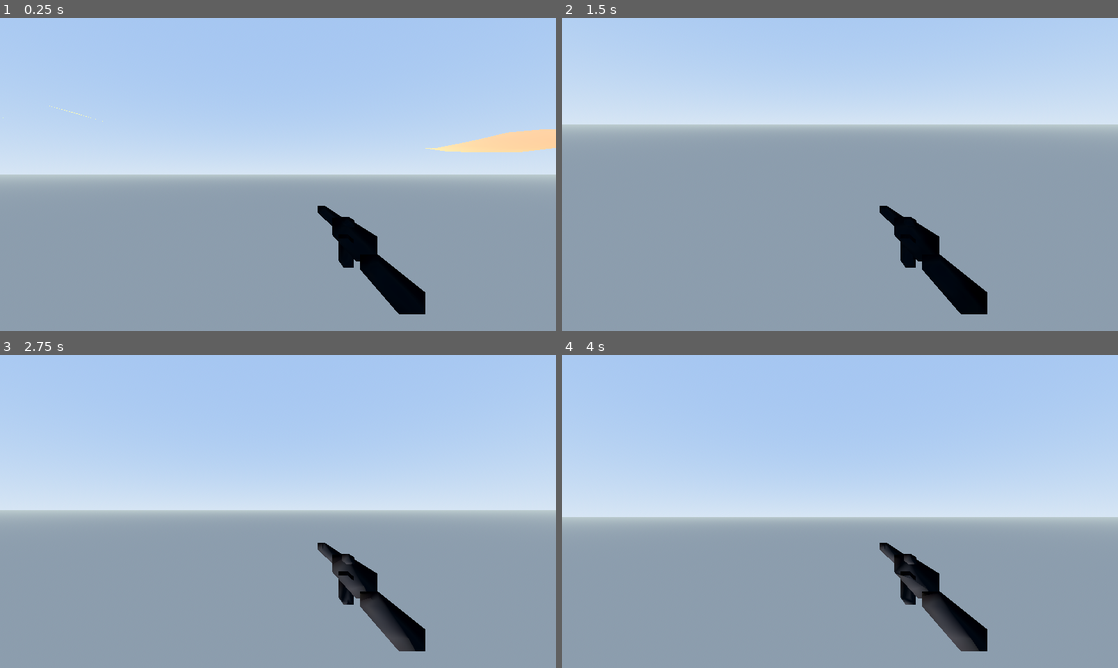
Above: before the commit, frames 1-4 (two rows, left to right).
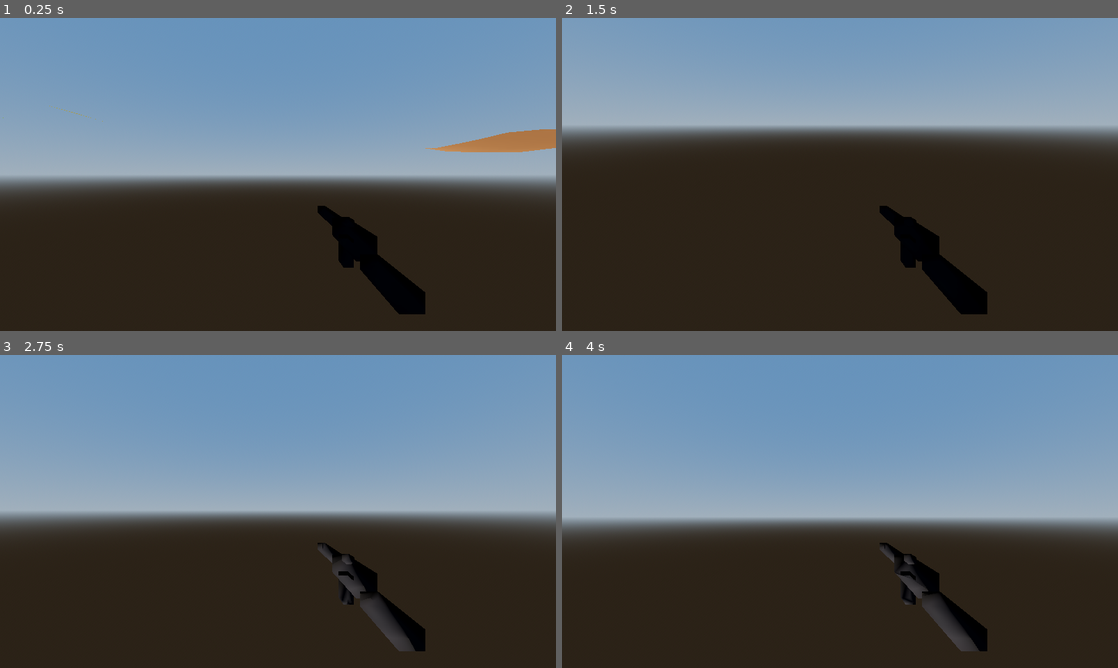
Above: after the commit, the same moments.

Repository: cybernattor/rankborn
Game: Godot game, scene res://scenes/game/game_scene.tscn
Two runs of this game, one before a commit and one after it. Both use one fixed random seed, a clock stepped at 60 frames per second and the inputs below. This scene is started directly instead of the project's main scene.
Inputs (mouse positions are in pixels of both pictures, inside the frame that each line leads up to):
- Up to frame 1 (0.25 s): no input
- Up to frame 2 (1.5 s): tap Enter (ui_accept) at 0.5, 0.77 s; move the mouse to (867, 174) at 0.52 s; press the mouse at (867, 174) at 0.53 s; hold W (move_forward) 0.53-1.25 s; release the mouse at (867, 174) at 1.25 s; click (1084, 227) at 1.25 s
- Up to frame 3 (2.75 s): move the mouse to (250, 511) at 2.02 s; hold W (move_forward) from 2.03 s (still down); click (250, 511) at 2.1 s; tap Enter (ui_accept) at 2.27 s
- Up to frame 4 (4 s): release W (move_forward) at 2.75 s; click (1012, 564) at 2.75 s; move the mouse to (851, 505) at 3.52 s; press the mouse at (851, 505) at 3.53 s; hold W (move_forward) from 3.53 s (still down)

The runs differ from the first frame. In frame 1, 98% of the frame differs, in the area x 0-100%, y 0-100%; in frame 2, 98%; in frame 3, 98%; in frame 4, 98%.

Commit message:
feat: enhance game scene environment and project settings
- Updated project settings to adjust window stretch mode for better aspect ratio handling.
- Improved game scene by adding a procedural sky and environment settings for enhanced visuals.
- Configured directional light properties for improved lighting dynamics in the scene.
- Removed redundant environment setup code from the game script for cleaner implementation.

Diff:
--- a/project.godot
+++ b/project.godot
@@ -24,10 +24,8 @@
 
 window/size/viewport_width=1280
 window/size/viewport_height=720
-window/size/window_width_override=1280
-window/size/window_height_override=720
 window/stretch/mode="viewport"
-window/stretch/scale=0.0
+window/stretch/aspect="ignore"
 
 [input]
 
--- a/scenes/game/game_scene.tscn
+++ b/scenes/game/game_scene.tscn
@@ -7,10 +7,36 @@
 [sub_resource type="BoxShape3D" id="BoxShape3D_ground"]
 size = Vector3(100, 20, 100)
 
+[sub_resource type="ProceduralSkyMaterial" id="SkyMat"]
+sky_top_color = Color(0.36, 0.55, 0.82, 1)
+sky_horizon_color = Color(0.65, 0.75, 0.85, 1)
+ground_bottom_color = Color(0.2, 0.17, 0.13, 1)
+ground_horizon_color = Color(0.65, 0.75, 0.85, 1)
+
+[sub_resource type="Sky" id="Sky_main"]
+sky_material = SubResource("SkyMat")
+
+[sub_resource type="CameraAttributesPractical" id="CameraAttr"]
+dof_blur_near_distance = 2.0
+dof_blur_far_distance = 100.0
+
+[sub_resource type="Environment" id="Env_main"]
+background_mode = 2
+sky = SubResource("Sky_main")
+tonemap_mode = 4
+ambient_light_source = 2
+ambient_light_color = Color(0.3, 0.3, 0.35, 1)
+ambient_light_energy = 0.5
+fog_light_color = Color(0.65, 0.75, 0.85, 1)
+fog_density = 0.005
+volumetric_fog_enabled = false
+camera_attributes = SubResource("CameraAttr")
+
 [node name="GameScene" type="Node3D"]
 script = ExtResource("1")
 
 [node name="WorldEnvironment" type="WorldEnvironment" parent="."]
+environment = SubResource("Env_main")
 
 [node name="DirectionalLight3D" type="DirectionalLight3D" parent="."]
 transform = Transform3D(1, 0, 0, 0, 0.707107, 0.707107, 0, -0.707107, 0.707107, 0, 10, 0)
--- a/scripts/world/game_scene.gd
+++ b/scripts/world/game_scene.gd
@@ -17,8 +17,13 @@
 	_terrain_noise.frequency = 0.008
 	_terrain_noise.fractal_octaves = 4
 
-	_setup_environment()
 	_build_lowpoly_terrain()
+
+	var sun := $DirectionalLight3D
+	sun.light_color = Color(1.0, 0.95, 0.85)
+	sun.light_energy = 1.5
+	sun.shadow_enabled = true
+	sun.rotation_degrees = Vector3(-50, 30, 0)
 	NetworkManager.player_connected.connect(_on_player_connected)
 	NetworkManager.player_disconnected.connect(_on_player_disconnected)
 
@@ -38,39 +43,6 @@
 		mobile_ui.reload_input.connect(_on_mobile_reload)
 		mobile_ui.interact_input.connect(_on_mobile_interact)
 
-
-func _setup_environment() -> void:
-	var env := Environment.new()
-	env.background_mode = Environment.BG_SKY
-	env.ambient_light_source = Environment.AMBIENT_SOURCE_COLOR
-	env.ambient_light_color = Color(0.35, 0.4, 0.45)
-	env.ambient_light_energy = 0.6
-	env.tonemap_mode = Environment.TONE_MAPPER_ACES
-	env.fog_enabled = true
-	env.fog_light_color = Color(0.7, 0.8, 0.9)
-	env.fog_density = 0.003
-	env.fog_sky_affect = 0.3
-
-	var sky_mat := ProceduralSkyMaterial.new()
-	sky_mat.sky_top_color = Color(0.3, 0.5, 0.85)
-	sky_mat.sky_horizon_color = Color(0.65, 0.75, 0.88)
-	sky_mat.ground_bottom_color = Color(0.2, 0.18, 0.15)
-	sky_mat.ground_horizon_color = Color(0.5, 0.55, 0.5)
-	sky_mat.sun_angle_max = 40.0
-	sky_mat.sun_curve = 0.15
-
-	var sky := Sky.new()
-	sky.sky_material = sky_mat
-	env.sky = sky
-
-	var world_env := $WorldEnvironment
-	world_env.environment = env
-
-	var sun := $DirectionalLight3D
-	sun.light_color = Color(1.0, 0.95, 0.85)
-	sun.light_energy = 1.5
-	sun.shadow_enabled = true
-	sun.rotation_degrees = Vector3(-50, 30, 0)
 
 
 func _build_lowpoly_terrain() -> void:
Not shown: 1 places in scenes/game/game_scene.tscn that only renumber resources
